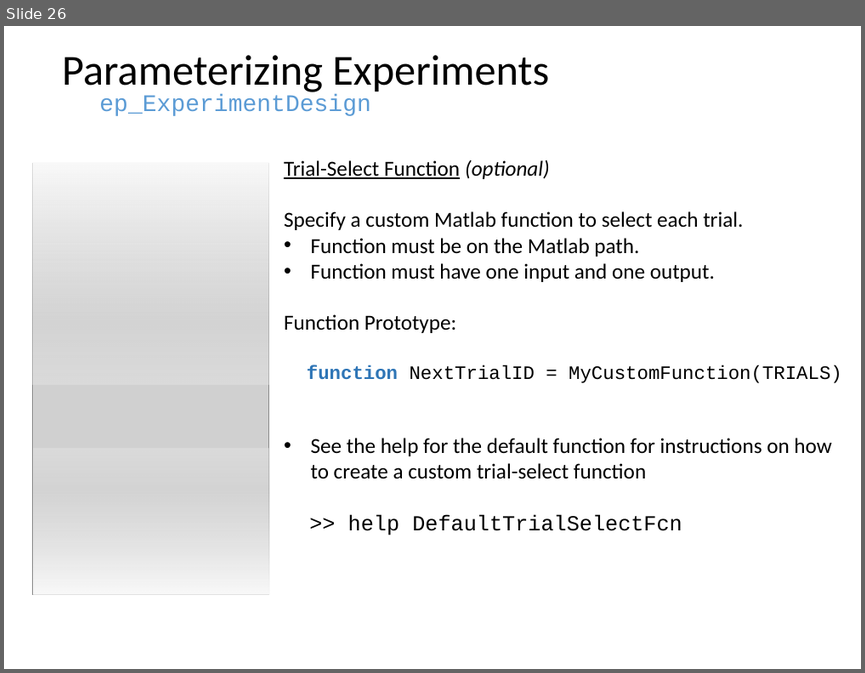
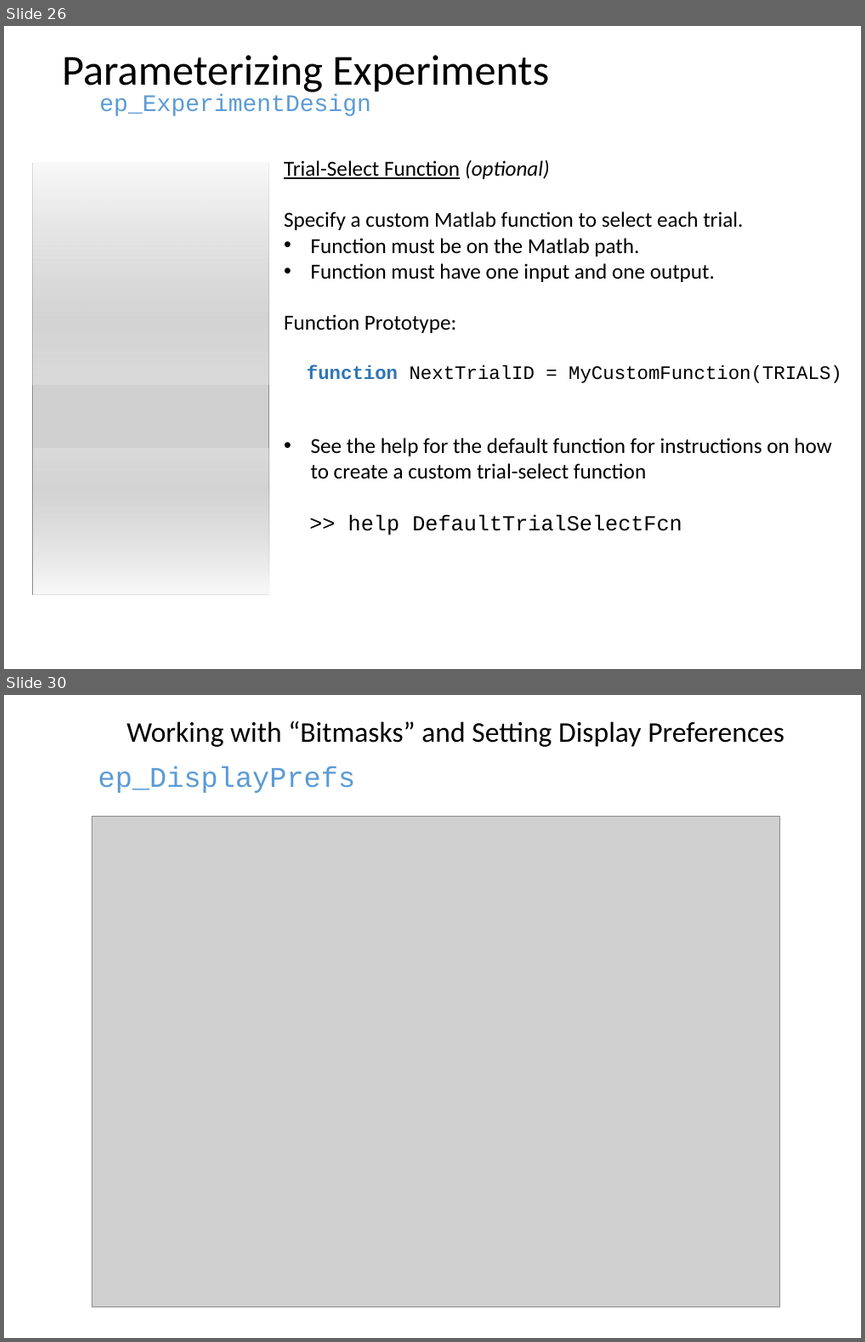
Before and after one commit to dstolz/epsych, a slide deck: trunk/Intro_to_ElectroPsych_Toolbox.pptx. Shown one above the other, each under a label of ours: slide 26 before the commit, slides 26 and 30 after it; the slides between them are not shown. The pictures are 865x673 and 865x1342 pixels, drawn with LibreOffice and Linux fonts; fonts in the diff are those of the drawing; grey boxes stand for pictures. Boxes give left, top, right and bottom in pixels: in the first picture for what was removed or moved away, otherwise in the second. Text is boxed around its words. In the diff, an @@ line names an element or a change of style, - is before the commit and + after.

```diff
--- a/trunk/Intro_to_ElectroPsych_Toolbox.pptx
+++ b/trunk/Intro_to_ElectroPsych_Toolbox.pptx
@@ slide 30 added at (x1=4, y1=695, x2=861, y2=1338), background #FFFFFF @@
@@ text added at (x1=126, y1=721, x2=784, y2=747), 24 pt, text #000000 @@
+Working with “Bitmasks” and Setting Display Preferences
@@ text added at (x1=98, y1=766, x2=356, y2=793), 24 pt, text #5B9BD5 @@
+ep_DisplayPrefs
@@ picture added at (x1=92, y1=817, x2=779, y2=1308) @@
```
Also in this commit, not shown: 4 slides changed, 8 other slides added, 1 slide removed, 4 other files.
